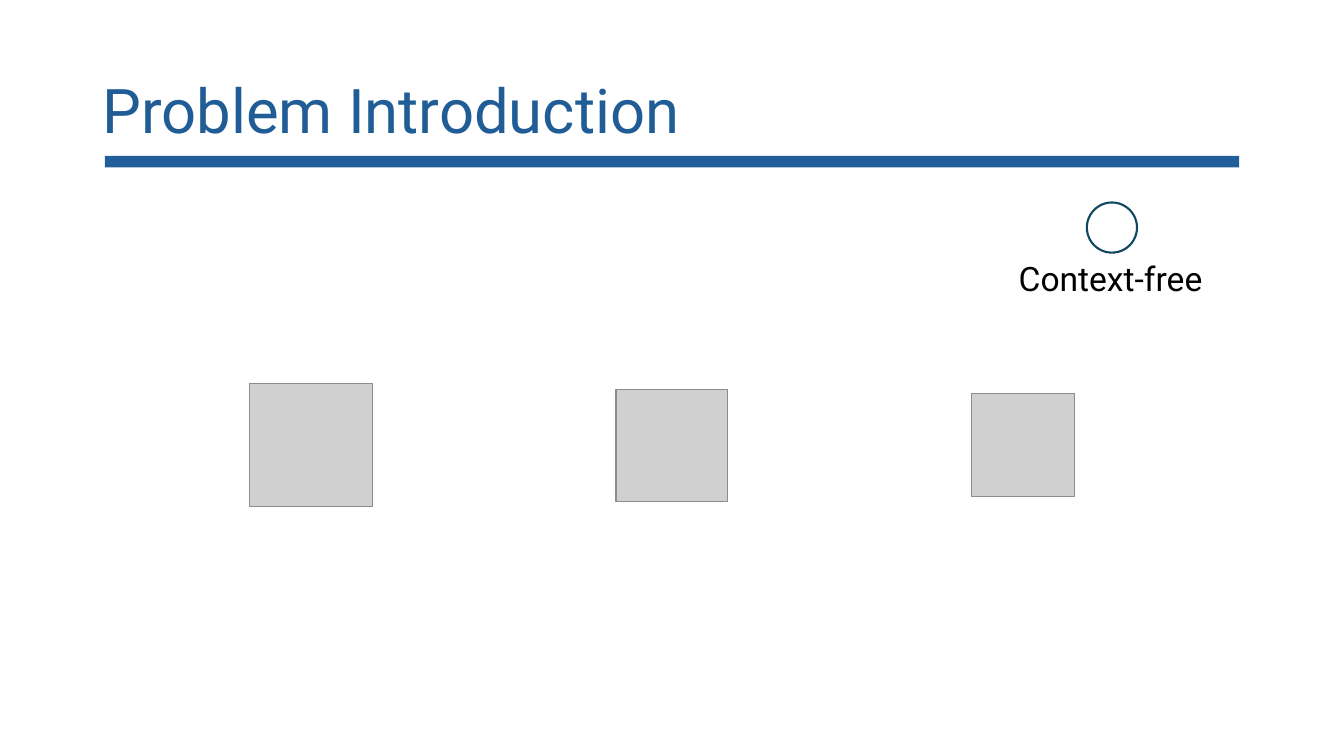
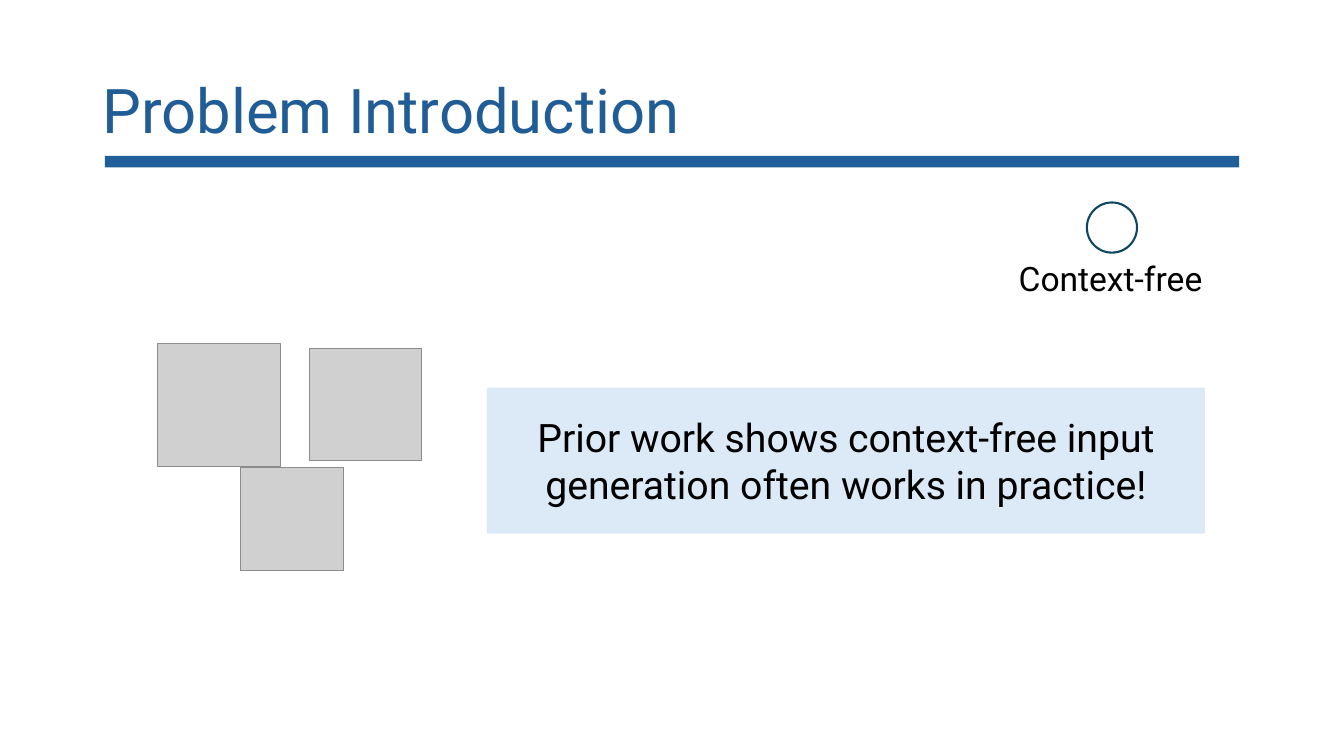
Before and after one commit to lorchrob/goblin_slides, a slide deck: slide 6 of goblin_slides.pptx. Drawn at 1344x756 pixels with LibreOffice and Linux fonts; fonts in the diff are those of the drawing; grey boxes stand for pictures. Boxes give left, top, right and bottom in pixels: in the first picture for what was removed or moved away, otherwise in the second. Text is boxed around its words. In the diff, an @@ line names an element or a change of style, - is before the commit and + after.

Commit message:
slides

```diff
--- a/goblin_slides.pptx
+++ b/goblin_slides.pptx
@@ picture moved from (x1=250, y1=384, x2=373, y2=507) to (x1=158, y1=343, x2=281, y2=466) @@
@@ picture moved from (x1=616, y1=389, x2=728, y2=501) to (x1=310, y1=349, x2=421, y2=461) @@
@@ rectangle added at (x1=487, y1=387, x2=1206, y2=533), fill #DCEAF7, 28 pt, text #000000 @@
+Prior work shows context-free input generation often works in practice!
@@ picture moved from (x1=972, y1=394, x2=1075, y2=497) to (x1=240, y1=468, x2=343, y2=571) @@
```
Also in this commit, not shown: 7 other slides changed.
